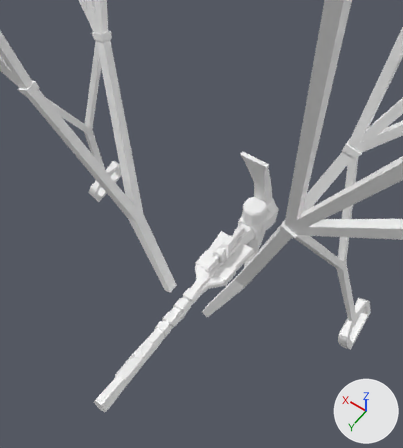
The Blender file assets/tools.blend as it was, and as the next commit left it.
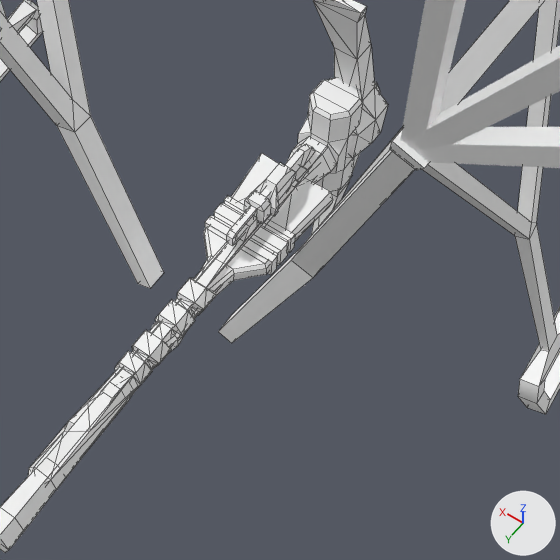
Each version is shown from a 50 mm camera at (-0.65, 0.83, 1.81) aimed at (0.1, -0.22, 0.16), then close up on the part from 25% to 89% of the width and 36% to 93% of the height. Lighting does not change. The marker at lower right points along +X, +Y and +Z. The close-ups show mesh edges as thin lines.

Objects in the first close-up: 'SM_Prop_Parachute_01', 'SM_Tool_Hammer_Sledge', 'SM_Tool_Paint_Brush_02', 'SM_Tool_Pipe_Wrench_01', 'SM_Wep_Pickaxe_01'.
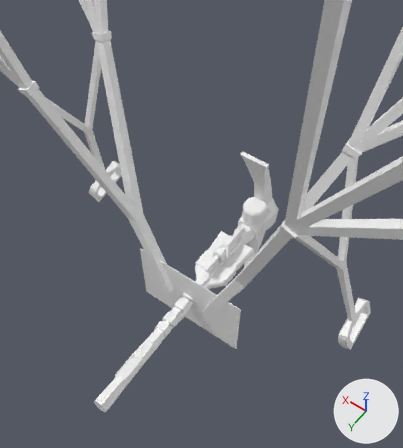
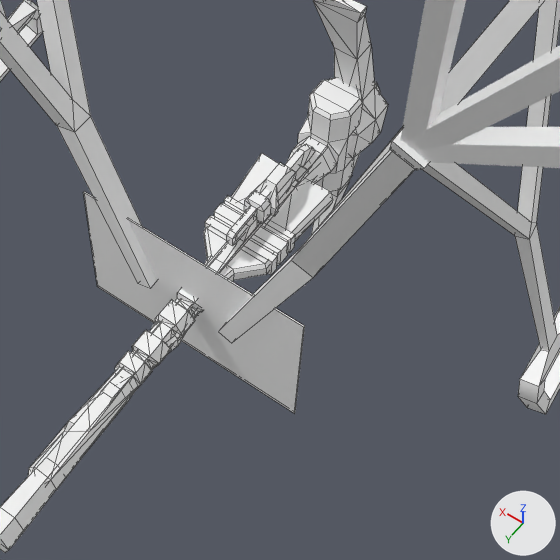
Commit message: Update tools

Pixel boxes (x1, y1, x2, y2) of what changed, in the close-ups (560 x 560 px):
'SM_Prop_Plans_01', added
    after: (83, 191, 305, 413)

What changed in the scene script:
```text
Add me_mesh_004:
    me_mesh_004.from_pydata([(-43.6, -30.0, 0.0), (43.5, -30.0, 0.0), (-43.6, -30.0, 0.5), (43.5, -30.0, 0.5), (-43.5, 30.0, 0.5), (43.6, 30.0, 0.5), (-43.5, 30.0, 0.0), (43.6, 30.0, 0.0)], [], [(0, 1, 3, 2), (2, 3, 5, 4), (4, 5, 7, 6), (6, 7, 1, 0), (1, 7, 5, 3), (6, 0, 2, 4)])
    me_mesh_004.materials.append(mat_construction)  # its picture is missing
Add ob_sm_prop_plans_01:
    ob_sm_prop_plans_01 = bpy.data.objects.new('SM_Prop_Plans_01', me_mesh_004)
    ob_sm_prop_plans_01.location = (0.0, 0.0, 0.0)
    ob_sm_prop_plans_01.rotation_euler = (1.571, 0.0, 0.0)  # degrees (90, 0, 0)
    ob_sm_prop_plans_01.scale = (0.005, 0.005, 0.005)
```
